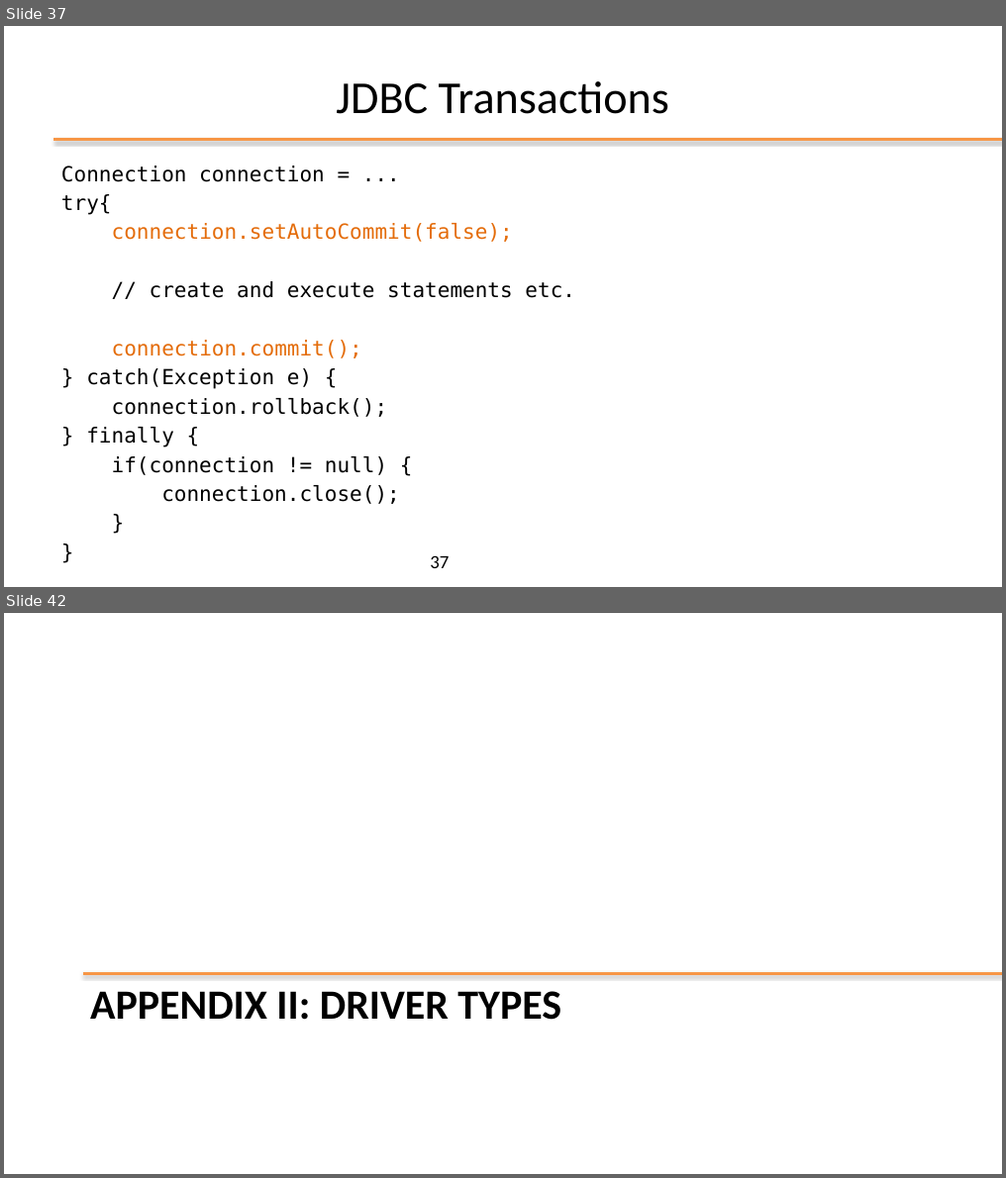
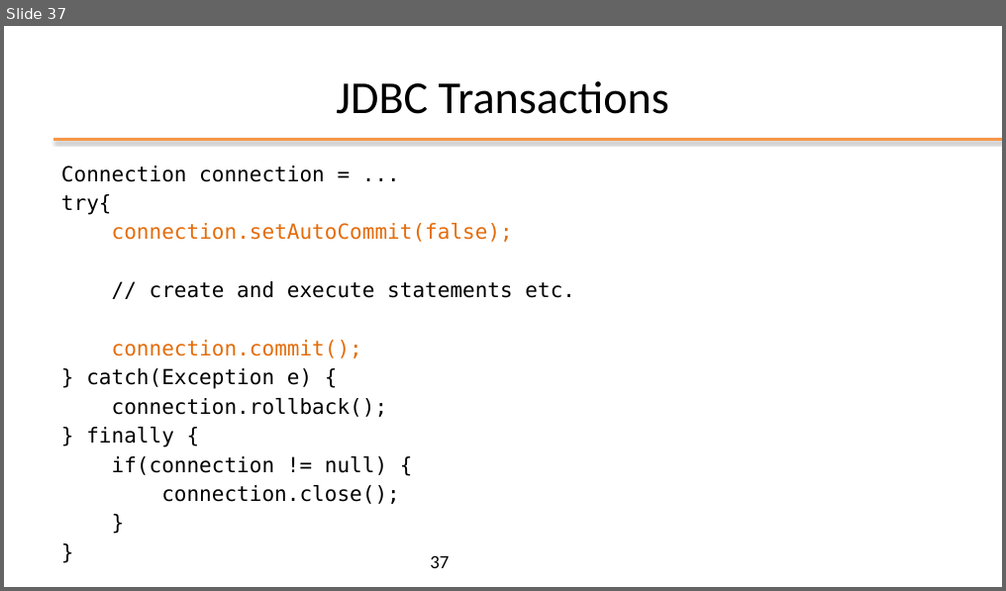
Before and after one commit to nbicocchi/learn-java-core, a slide deck: assets/slides/P2 - Java Data Access (JDBC).pptx. Shown one above the other, each under a label of ours: slides 37 and 42 before the commit, slide 37 after it; the slides between them are not shown. The pictures are 1006x1178 and 1006x591 pixels, drawn with LibreOffice and Linux fonts; fonts in the diff are those of the drawing; background and template pictures are left out. Boxes give left, top, right and bottom in pixels: in the first picture for what was removed or moved away, otherwise in the second. Text is boxed around its words. In the diff, an @@ line names an element or a change of style, - is before the commit and + after.

```diff
--- a/assets/slides/P2 - Java Data Access (JDBC).pptx
+++ b/assets/slides/P2 - Java Data Access (JDBC).pptx
@@ slide 42 removed at <box>4,613,1002,1174</box>, background #FFFFFF @@
@@ line removed from (82, 973) to (1002, 973) @@
@@ title removed at <box>90,991,561,1020</box> @@
-APPENDIX II: DRIVER TYPES
```
Also in this commit, not shown: 1 slide changed, 9 other slides removed.
